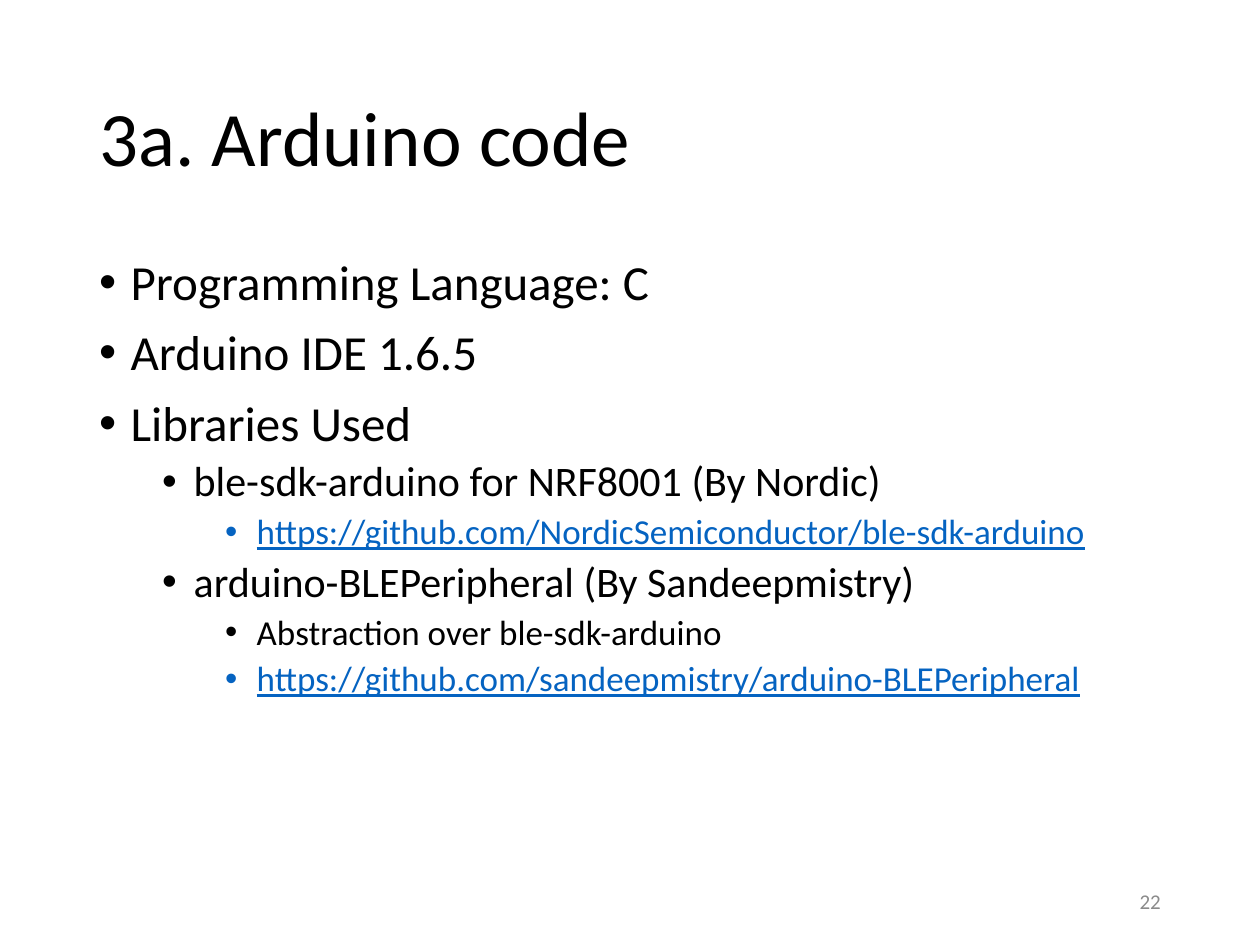
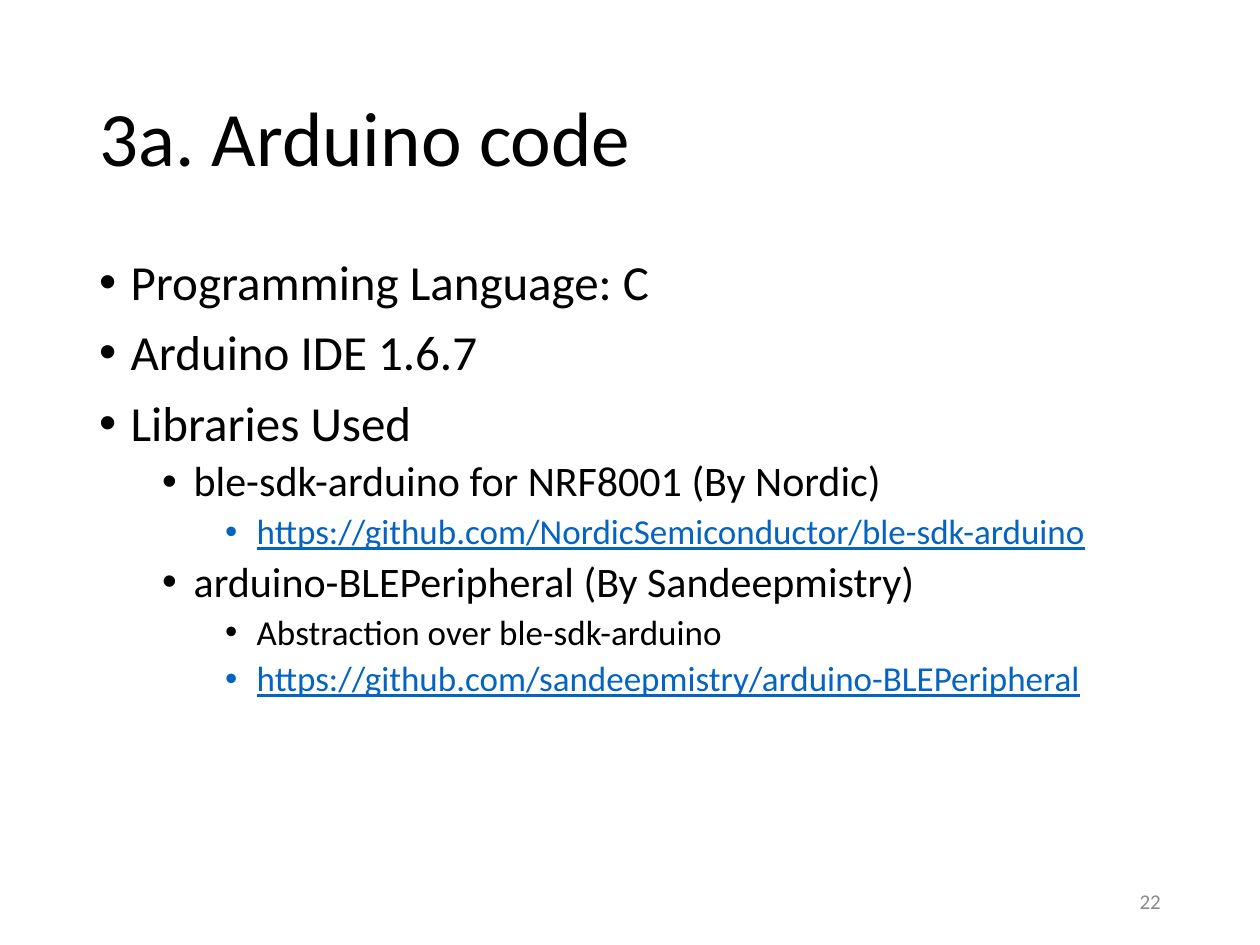
Before and after one commit to yeokm1/intro-to-ble, a slide deck: slide 22 of intro to ble.pptx. Drawn at 1260x945 pixels with LibreOffice and Linux fonts; fonts in the diff are those of the drawing. Boxes give left, top, right and bottom in pixels: in the first picture for what was removed or moved away, otherwise in the second. Text is boxed around its words. In the diff, an @@ line names an element or a change of style, - is before the commit and + after.

```diff
--- a/intro to ble.pptx
+++ b/intro to ble.pptx
@@ text at bbox=[131, 336, 477, 371]: text changed @@
-• Arduino IDE 1.6.5
+• Arduino IDE 1.6.7
```
Also in this commit, not shown: 6 other slides changed, 2 other files.
